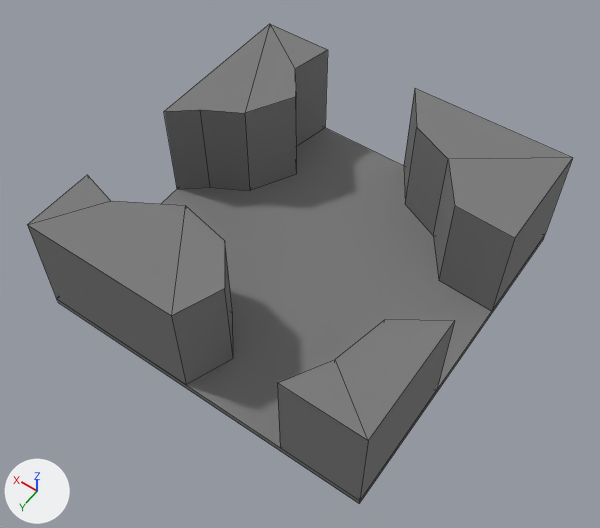
The FBX model Assets/Art/Models/Tiles/MDL_CrossWay_2.fbx, before and after one commit.
Camera for both pictures: a camera (50 mm lens) standing at (-12.5, 18.0, 28.4) and looking at (-0.3, 1.0, 1.7). Every picture has the same lights, and +X, +Y and +Z are marked at lower left. The first picture is the older version. Mesh edges are drawn as thin lines. Where no turn or scale is listed for an object, it has been applied to the vertices.

Names of what the first picture shows: 'Floor', 'cross2_wall1', 'cross2_wall2', 'cross2_wall3', 'cross2_wall4'.
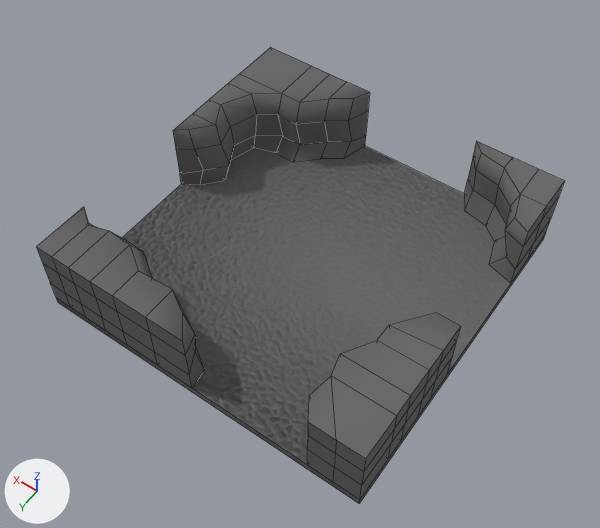
The newer file is also rescaled (x1.667) as a whole; pictures and numbers use the older file's frame.

Location of each change, (x1, y1, x2, y2) in pixels of the pictures (600 x 528 px):
'Floor', reshaped
    before: (57, 128, 545, 504)
    after: (56, 146, 546, 504)
'cross2_wall2', deleted
    before: (27, 175, 233, 385)
'cross2_wall4', deleted
    before: (404, 88, 573, 311)
'cross2_wall3', deleted
    before: (164, 24, 328, 191)
'cross2_wall1', deleted
    before: (277, 320, 455, 501)
'Crossway2_Wall1', added
    after: (173, 47, 370, 185)
'Crossway2_Wall3', added
    after: (307, 313, 460, 500)
'Crossway2_Wall2', added
    after: (36, 207, 205, 388)
'Crossway2_Wall4', added
    after: (464, 141, 564, 283)

Edits to the bpy script that builds the scene:
```text
Add img_tex_floor_normal_png:
    img_tex_floor_normal_png = load_image('TEX_Floor_Normal.png', '../../Textures/Tiles/TEX_Floor_Normal.png', 2048, 2048, 'Non-Color')
Add mat_floor:
    mat_floor = bpy.data.materials.new('Floor')
    # colours: dark grey #666666
    # uses the picture img_tex_floor_normal_png
Add mat_wall:
    mat_wall = principled_material('Wall')
    mat_wall.base_color = (0.134, 0.134, 0.134)  # dark grey #666666
    mat_wall.roughness = 1.0
Change me_cube:
    used by ob_floor; location = (0.0, 0.0, 0.0)
    remove me_cube.from_pydata(...)  # 8 vertices, 6 faces; spans x -7.5..7.5, y -7.5..7.5, z 0.0..0.3
    add me_cube.from_pydata(...)  # 8 vertices, 6 faces; spans x -7.5..7.5, y -7.5..7.5, z 0.0..0.4
    me_cube part 1: 6 faces spanning x -7.5..7.5, y -7.5..7.5, z 0.0..0.4 switch from mat_grey (grey #7b7b7b) to mat_floor
    edits to the shape of me_cube do not show in these pictures
Add me_cube_041:
    me_cube_041.from_pydata(...)  # 56 vertices, 54 faces; spans x -7.5..-4.49, y 0.85..7.5, z 0.37..3.69
    me_cube_041.materials.append(mat_wall)  # dark grey #666666
Add me_cube_040:
    me_cube_040.from_pydata(...)  # 56 vertices, 54 faces; spans x 0.16..7.5, y 4.72..7.5, z 0.37..3.69
    me_cube_040.materials.append(mat_wall)  # dark grey #666666
Add me_cube_042:
    me_cube_042.from_pydata(...)  # 40 vertices, 38 faces; spans x -7.5..-3.45, y -7.5..-4.13, z 0.37..3.69
    me_cube_042.materials.append(mat_wall)  # dark grey #666666
Add me_cube_039:
    me_cube_039.from_pydata(...)  # 72 vertices, 70 faces; spans x 1.95..7.5, y -7.5..-0.45, z 0.37..3.69
    me_cube_039.materials.append(mat_wall)  # dark grey #666666
Remove ob_cross2_wall2:
    ob_cross2_wall2 = bpy.data.objects.new('cross2_wall2', me_cube_026)
    ob_cross2_wall2.location = (-0.07, 0.0, 0.0)
Remove ob_cross2_wall4:
    ob_cross2_wall4 = bpy.data.objects.new('cross2_wall4', me_cube_028)
    ob_cross2_wall4.location = (-0.07, 0.0, 0.0)
Remove ob_cross2_wall1:
    ob_cross2_wall1 = bpy.data.objects.new('cross2_wall1', me_cube_017)
    ob_cross2_wall1.location = (-0.07, 0.0, 0.0)
Remove ob_cross2_wall3:
    ob_cross2_wall3 = bpy.data.objects.new('cross2_wall3', me_cube_027)
    ob_cross2_wall3.location = (-0.07, 0.0, 0.0)
Add ob_crossway2_wall3:
    ob_crossway2_wall3 = bpy.data.objects.new('Crossway2_Wall3', me_cube_041)
    ob_crossway2_wall3.location = (0.0, 0.0, 0.0)
Add ob_crossway2_wall2:
    ob_crossway2_wall2 = bpy.data.objects.new('Crossway2_Wall2', me_cube_040)
    ob_crossway2_wall2.location = (0.0, 0.0, 0.0)
Add ob_crossway2_wall4:
    ob_crossway2_wall4 = bpy.data.objects.new('Crossway2_Wall4', me_cube_042)
    ob_crossway2_wall4.location = (0.0, 0.0, 0.0)
Add ob_crossway2_wall1:
    ob_crossway2_wall1 = bpy.data.objects.new('Crossway2_Wall1', me_cube_039)
    ob_crossway2_wall1.location = (0.0, 0.0, 0.0)
```
